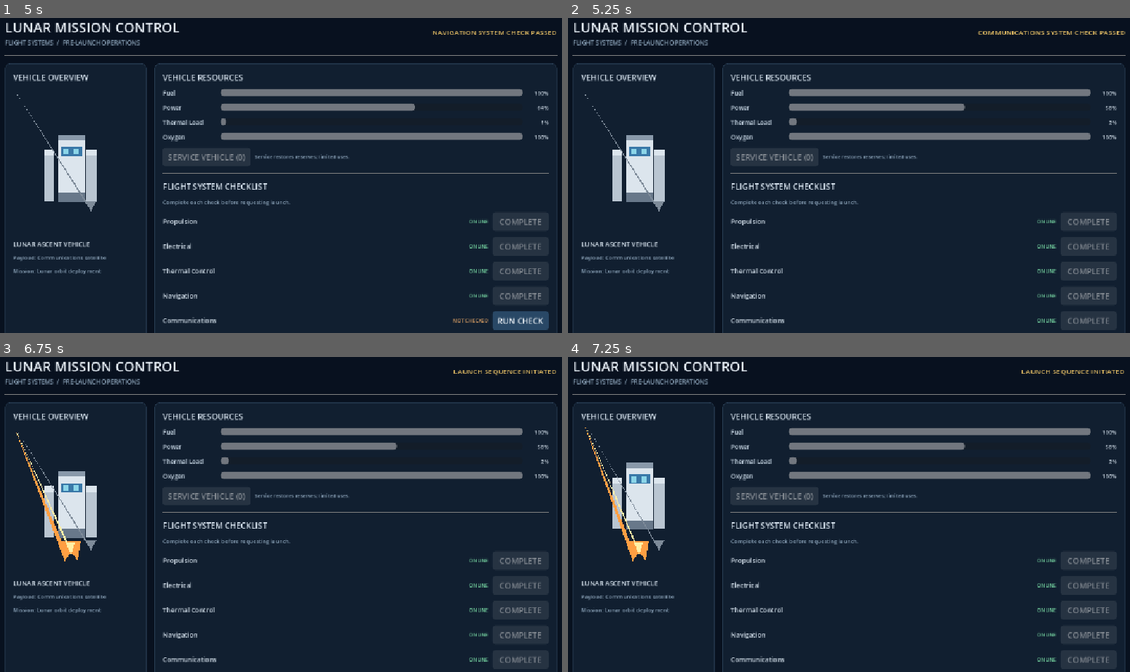
Above: before the commit, frames 1-4 (two rows, left to right).
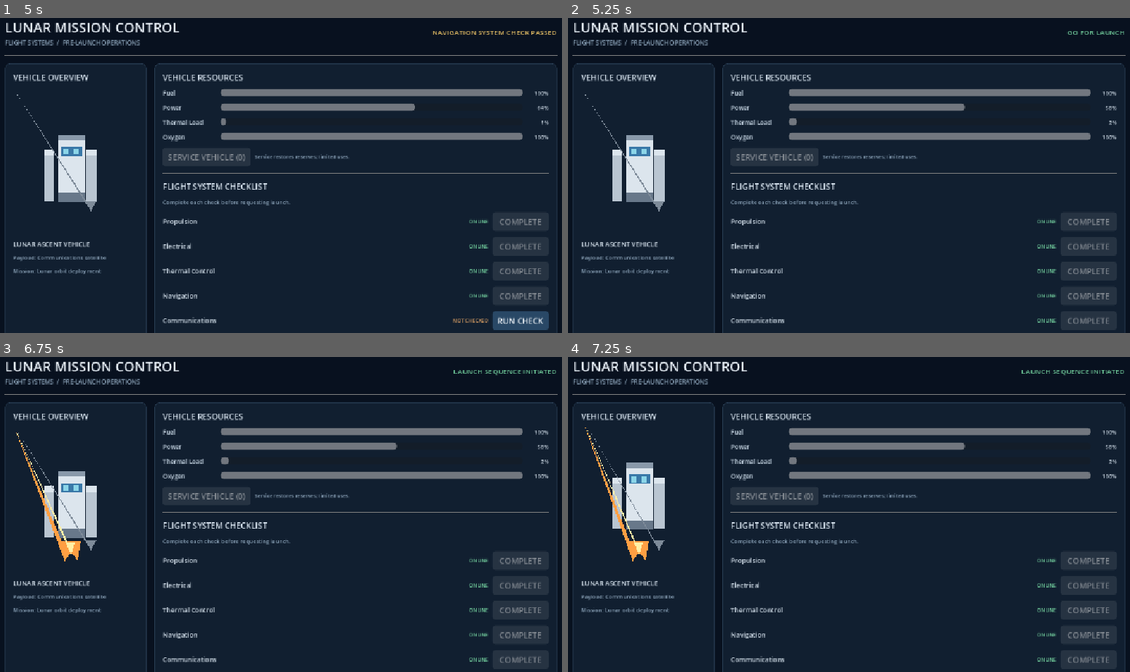
Above: after the commit, the same moments.

Repository: ANR747/hackathon-mvp
Game: Godot game, scene res://scenes/rocket/rocket_launch_control.tscn
The game is run twice, just before and just after one commit, with the same random seed, the same clock (stepped at 60 frames per second) and the same inputs.
Inputs:
- Up to frame 1 (5 s): click "SERVICE VEHICLE (2)" at 0.5 s; click "SERVICE VEHICLE (1)" at 1.25 s; click "RUN CHECK" at 2 s; click "RUN CHECK" at 2.75 s; click "RUN CHECK" at 3.5 s; click "RUN CHECK" at 4.25 s
- Up to frame 2 (5.25 s): click "RUN CHECK" at 5 s
- Up to frame 3 (6.75 s): tap Enter at 5.75 s; hold Right (ui_right) 5.78-6.53 s; tap E at 5.85 s; tap Space at 6.5 s; hold Down (ui_down) from 6.53 s (still down); tap R at 6.6 s
- Up to frame 4 (7.25 s): keep holding Down (ui_down)

Frame 1 is identical in both runs. In frame 2, 0.2% of the frame differs, in the area x 72-100%, y 4-6%; in frame 3, 0.1%; in frame 4, 0.1%.

Commit message:
Show launch readiness in flight status

Diff:
--- a/scripts/rocket/rocket_launch_control.gd
+++ b/scripts/rocket/rocket_launch_control.gd
@@ -385,22 +385,29 @@
 	if mission_complete:
 		readiness_label.text = "MISSION STATUS: LUNAR TRANSFER"
 		readiness_label.add_theme_color_override("font_color", Color("#76d6a2"))
+		status_label.text = "FLIGHT CONFIRMED"
+		status_label.add_theme_color_override("font_color", Color("#76d6a2"))
 		launch_button.text = "TRANSFER IN PROGRESS"
 		launch_button.disabled = true
 	elif _can_launch():
 		readiness_label.text = "READINESS: GO FOR LAUNCH"
 		readiness_label.add_theme_color_override("font_color", Color("#76d6a2"))
+		status_label.text = "GO FOR LAUNCH"
+		status_label.add_theme_color_override("font_color", Color("#76d6a2"))
 		launch_button.text = "INITIATE LAUNCH"
 		launch_button.disabled = false
 	elif all_checks_complete:
 		readiness_label.text = "READINESS: RESOURCE LIMITS NOT MET"
 		readiness_label.add_theme_color_override("font_color", Color("#f3c969"))
+		status_label.text = "RESOURCE LIMITS NOT MET"
+		status_label.add_theme_color_override("font_color", Color("#f3c969"))
 		launch_button.disabled = true
 	else:
 		readiness_label.text = "READINESS: %d / %d SYSTEMS CHECKED" % [
 			_count_ready_systems(), SYSTEMS.size()
 		]
 		readiness_label.add_theme_color_override("font_color", Color("#f3c969"))
+		status_label.add_theme_color_override("font_color", Color("#f3c969"))
 		launch_button.disabled = true
 
 
